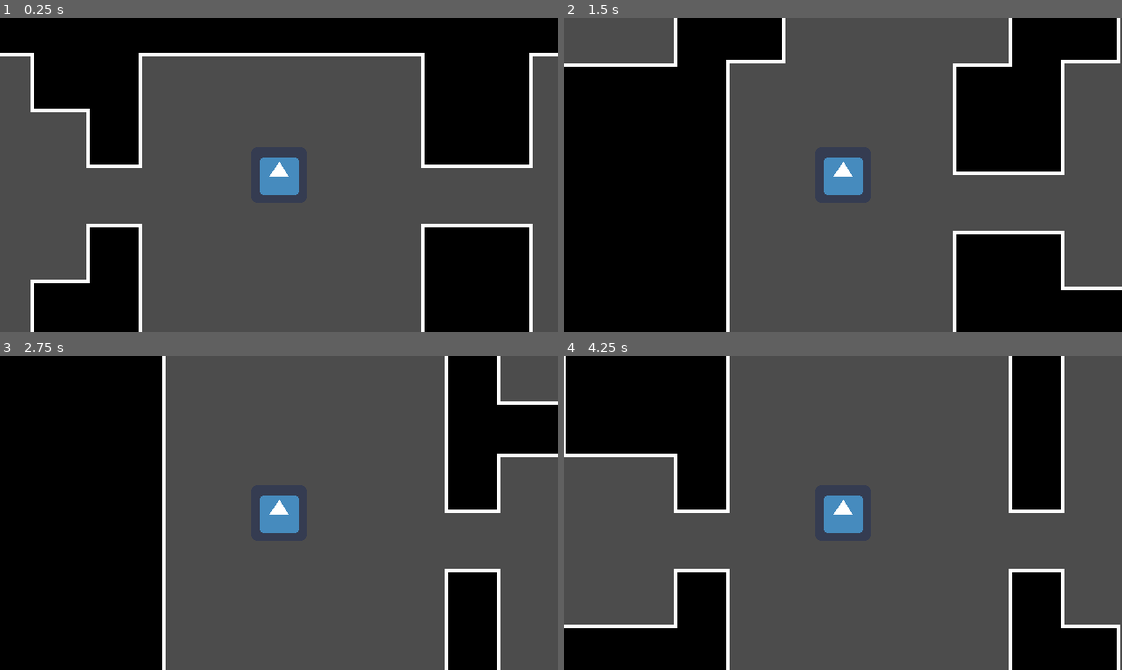
Above: before the commit, frames 1-4 (two rows, left to right).
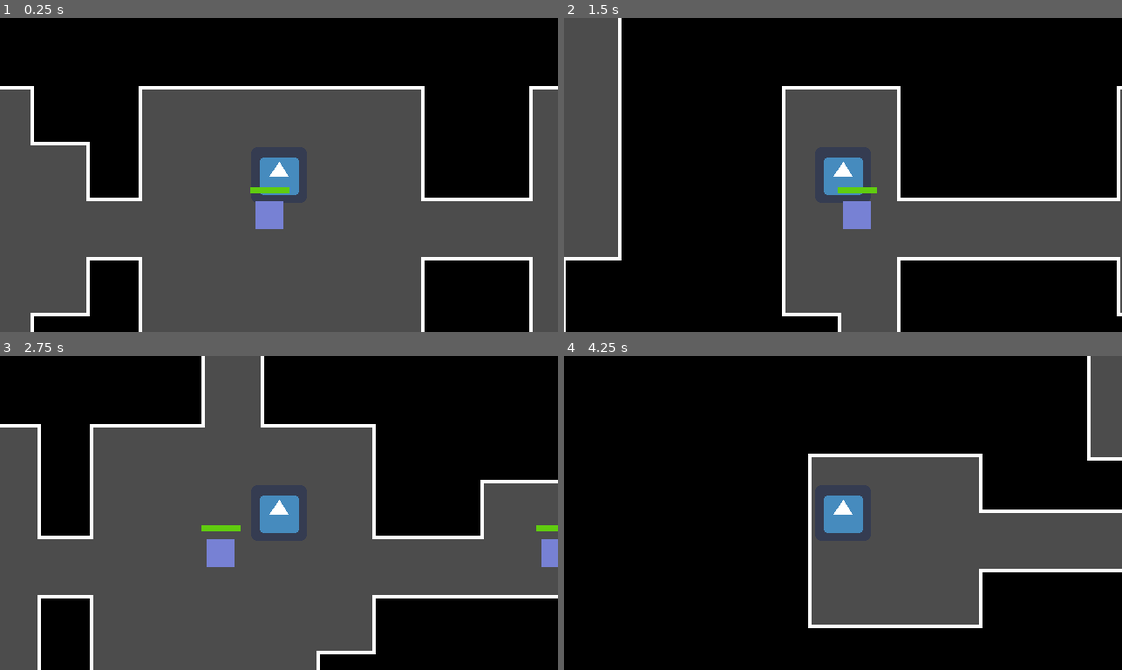
Above: after the commit, the same moments.

Repository: Egor0000/FDJ-GAME-1
Game: Godot game, scene res://World.tscn
Two runs of this game, one before a commit and one after it. Both use one fixed random seed, a clock stepped at 60 frames per second and the inputs below. The engine's default icon, where the game draws it, is replaced by a stand-in: a white triangle on a blue panel in a dark square.
Inputs (mouse positions are in pixels of both pictures, inside the frame that each line leads up to):
- Up to frame 1 (0.25 s): no input
- Up to frame 2 (1.5 s): tap Enter (ui_accept) at 0.5, 0.77, 0.8, 1.07, 1.35 s; move the mouse to (965, 159) at 0.52 s; hold D (ui_right, bound only after the commit) 0.53-1.28 s; hold Space (ui_space, bound only after the commit) 0.53-1.28 s; move the mouse to (731, 190) at 1.27 s; hold S (ui_down, bound only after the commit) from 1.28 s (still down)
- Up to frame 3 (2.75 s): tap Enter (ui_accept) at 1.52, 1.82, 2.3 s; tap Space (ui_space, bound only after the commit) at 1.55 s; move the mouse to (334, 443) at 2.02 s; release S (ui_down, bound only after the commit) at 2.03 s; hold D (ui_right, bound only after the commit) from 2.03 s (still down); hold Space (ui_space, bound only after the commit) from 2.03 s (still down)
- Up to frame 4 (4.25 s): move the mouse to (815, 575) at 2.77 s; release D (ui_right, bound only after the commit) at 2.78 s; release Space (ui_space, bound only after the commit) at 2.78 s; hold W (ui_up, bound only after the commit) 2.78-3.53 s; tap E at 2.85 s; tap Enter (ui_accept) at 3.02, 3.32, 3.77, 3.8, 4.07 s; tap Space (ui_space, bound only after the commit) at 3.05 s; move the mouse to (1010, 560) at 3.52 s; hold A (ui_left, bound only after the commit) from 3.53 s (still down); hold Space (ui_space, bound only after the commit) from 3.53 s (still down)

The runs differ from the first frame. In frame 1, 17% of the frame differs, in the area x 0-100%, y 11-95%; in frame 2, 43%; in frame 3, 44%; in frame 4, 53%, in the area x 0-100%, y 0-100%.

Commit message:
add main objects generation

Diff:
--- a/ExitDoor.gd
+++ b/ExitDoor.gd
@@ -6,4 +6,5 @@
 
 
 func _on_ExitDoor_body_entered(body):
+
 	emit_signal("leaving_level")
--- a/ExitDoor.tscn
+++ b/ExitDoor.tscn
@@ -6,6 +6,8 @@
 extents = Vector2( 16, 16 )
 
 [node name="ExitDoor" type="Area2D"]
+collision_layer = 8
+collision_mask = 4
 script = ExtResource( 1 )
 
 [node name="ColorRect" type="ColorRect" parent="."]
--- /dev/null
+++ b/HealthBar.gd
@@ -0,0 +1,16 @@
+extends ProgressBar
+
+
+# Declare member variables here. Examples:
+# var a = 2
+# var b = "text"
+
+
+# Called when the node enters the scene tree for the first time.
+func _ready():
+
+
+
+# Called every frame. 'delta' is the elapsed time since the previous frame.
+#func _process(delta):
+#	pass
--- /dev/null
+++ b/Object.gd
@@ -0,0 +1,41 @@
+extends StaticBody2D
+
+const MAX_HEALTH = 3
+
+var entered = false
+var health = MAX_HEALTH
+
+signal destroy_object(obj)
+
+
+
+func _ready() -> void:
+	$ProgressBar.max_value = MAX_HEALTH
+	$ProgressBar.value = MAX_HEALTH
+
+func _on_Object_mouse_entered():
+	print("mouse entered")
+
+func _on_Area2D_body_entered(body):
+	print("body entered", body)
+	entered = true
+	pass # Replace with function body.
+
+
+func _on_Area2D_body_exited(body):
+	entered = false
+	print("body exited")
+
+
+func _input(event):
+	if event is InputEventKey:
+		if event.is_action_pressed("ui_space") && entered:
+#
+			health -=1
+			update_health_bar(health)
+			if (health <=0):
+				emit_signal("destroy_object", self)
+
+
+func update_health_bar(val):
+	$ProgressBar.value = val
--- /dev/null
+++ b/Object.tscn
@@ -0,0 +1,55 @@
+[gd_scene load_steps=6 format=2]
+
+[ext_resource path="res://Object.gd" type="Script" id=1]
+
+[sub_resource type="RectangleShape2D" id=1]
+extents = Vector2( 7.14869, 7.60357 )
+
+[sub_resource type="CircleShape2D" id=2]
+radius = 12.8
+
+[sub_resource type="StyleBoxFlat" id=5]
+bg_color = Color( 0.380392, 0.803922, 0.0627451, 1 )
+
+[sub_resource type="StyleBoxFlat" id=4]
+
+[node name="Object" type="StaticBody2D"]
+collision_layer = 2
+collision_mask = 4
+script = ExtResource( 1 )
+
+[node name="CollisionShape2D" type="CollisionShape2D" parent="."]
+light_mask = 8
+position = Vector2( 7.14869, 7.60357 )
+shape = SubResource( 1 )
+
+[node name="ColorRect" type="ColorRect" parent="."]
+margin_right = 32.0
+margin_bottom = 32.0
+rect_scale = Vector2( 0.5, 0.5 )
+color = Color( 0.470588, 0.509804, 0.835294, 1 )
+
+[node name="Area2D" type="Area2D" parent="."]
+position = Vector2( 7.15, 7.6 )
+scale = Vector2( 1.25, 1.25 )
+collision_layer = 2
+collision_mask = 4
+
+[node name="CollisionShape2D" type="CollisionShape2D" parent="Area2D"]
+shape = SubResource( 2 )
+
+[node name="ProgressBar" type="ProgressBar" parent="."]
+margin_left = -3.0
+margin_top = -8.0
+margin_right = 42.0
+margin_bottom = 6.0
+rect_scale = Vector2( 0.5, 0.25 )
+custom_styles/fg = SubResource( 5 )
+custom_styles/bg = SubResource( 4 )
+max_value = 5.0
+step = 1.0
+percent_visible = false
+
+[connection signal="mouse_entered" from="." to="." method="_on_Object_mouse_entered"]
+[connection signal="body_entered" from="Area2D" to="." method="_on_Area2D_body_entered"]
+[connection signal="body_exited" from="Area2D" to="." method="_on_Area2D_body_exited"]
--- a/Player.tscn
+++ b/Player.tscn
@@ -7,6 +7,8 @@
 radius = 15.0
 
 [node name="KinematicBody" type="KinematicBody2D"]
+collision_layer = 4
+collision_mask = 11
 script = ExtResource( 2 )
 
 [node name="Sprite" type="Sprite" parent="."]
--- a/Walker.gd
+++ b/Walker.gd
@@ -38,7 +38,9 @@
 		return false
 
 func change_direction():
-	place_room(position)
+	var created_room = place_room(position)
+	created_room.objs.append(position)
+
 	steps_since_turn = 0
 	var directions = DIRECTIONS.duplicate()
 	directions.erase(direction)
@@ -48,22 +50,26 @@
 		direction = directions.pop_front()
 
 func create_room(position, size):
-	return {position = position, size = size}
+	return {position = position, size = size, objs=[]}
 
 func place_room(position):
 	var size = Vector2(randi() % 4 + 2, randi() % 4 + 2)
 	var top_left_corner = (position - size/2).ceil()
-	rooms.append(create_room(position, size))
+	var room = create_room(position, size)
+	rooms.append(room)
+
 	for y in size.y:
 		for x in size.x:
 			var new_step = top_left_corner + Vector2(x, y)
 			if borders.has_point(new_step):
 				step_history.append(new_step)
+	return room;
 
 func get_end_room():
 	var end_room = rooms.pop_front()
 	var starting_position = step_history.front()
 	for room in rooms:
 		if starting_position.distance_to(room.position) > starting_position.distance_to(end_room.position):
+
 			end_room = room
 	return end_room
--- a/World.gd
+++ b/World.gd
@@ -2,6 +2,7 @@
 
 const Player = preload("res://Player.tscn")
 const Exit = preload("res://ExitDoor.tscn")
+const Obj = preload("res://Object.tscn")
 
 var borders = Rect2(1, 1, 38, 21)
 
@@ -20,10 +21,22 @@
 	add_child(player)
 	player.position = map.front()*32
 
+	print("Player pos", player.position)
+
 	var exit = Exit.instance()
 	add_child(exit)
 	exit.position = walker.get_end_room().position*32
 	exit.connect("leaving_level", self, "reload_level")
+
+	# add objects
+	for room in walker.rooms:
+		if room.objs.size() > 0 and room.position*32 != exit.position:
+			var room_obj = Obj.instance()
+			add_child(room_obj)
+			room_obj.position =room.position*32
+			var obj
+			room_obj.connect("destroy_object", self, "destroy_room_obj")
+
 
 	walker.queue_free()
 	for location in map:
@@ -33,6 +46,13 @@
 func reload_level():
 	get_tree().reload_current_scene()
 
+func destroy_room_obj(obj):
+	obj.queue_free()
+	print("Destroy obj ", obj)
+	pass
+
 func _input(event):
+
 	if event.is_action_pressed("ui_accept"):
+		print("HELLO")
 		reload_level()
--- a/project.godot
+++ b/project.godot
@@ -37,6 +37,50 @@
 
 common/drop_mouse_on_gui_input_disabled=true
 
+[input]
+
+ui_accept={
+"deadzone": 0.5,
+"events": [ Object(InputEventKey,"resource_local_to_scene":false,"resource_name":"","device":0,"alt":false,"shift":false,"control":false,"meta":false,"command":false,"pressed":false,"scancode":16777221,"physical_scancode":0,"unicode":0,"echo":false,"script":null)
+, Object(InputEventKey,"resource_local_to_scene":false,"resource_name":"","device":0,"alt":false,"shift":false,"control":false,"meta":false,"command":false,"pressed":false,"scancode":16777222,"physical_scancode":0,"unicode":0,"echo":false,"script":null)
+, Object(InputEventJoypadButton,"resource_local_to_scene":false,"resource_name":"","device":0,"button_index":0,"pressure":0.0,"pressed":false,"script":null)
+ ]
+}
+ui_select={
+"deadzone": 0.5,
+"events": [ Object(InputEventJoypadButton,"resource_local_to_scene":false,"resource_name":"","device":0,"button_index":3,"pressure":0.0,"pressed":false,"script":null)
+ ]
+}
+ui_left={
+"deadzone": 0.5,
+"events": [ Object(InputEventKey,"resource_local_to_scene":false,"resource_name":"","device":0,"alt":false,"shift":false,"control":false,"meta":false,"command":false,"pressed":false,"scancode":65,"physical_scancode":0,"unicode":0,"echo":false,"script":null)
+, Object(InputEventJoypadButton,"resource_local_to_scene":false,"resource_name":"","device":0,"button_index":14,"pressure":0.0,"pressed":false,"script":null)
+ ]
+}
+ui_right={
+"deadzone": 0.5,
+"events": [ Object(InputEventKey,"resource_local_to_scene":false,"resource_name":"","device":0,"alt":false,"shift":false,"control":false,"meta":false,"command":false,"pressed":false,"scancode":68,"physical_scancode":0,"unicode":0,"echo":false,"script":null)
+, Object(InputEventJoypadButton,"resource_local_to_scene":false,"resource_name":"","device":0,"button_index":15,"pressure":0.0,"pressed":false,"script":null)
+ ]
+}
+ui_up={
+"deadzone": 0.5,
+"events": [ Object(InputEventKey,"resource_local_to_scene":false,"resource_name":"","device":0,"alt":false,"shift":false,"control":false,"meta":false,"command":false,"pressed":false,"scancode":87,"physical_scancode":0,"unicode":0,"echo":false,"script":null)
+, Object(InputEventJoypadButton,"resource_local_to_scene":false,"resource_name":"","device":0,"button_index":12,"pressure":0.0,"pressed":false,"script":null)
+ ]
+}
+ui_down={
+"deadzone": 0.5,
+"events": [ Object(InputEventKey,"resource_local_to_scene":false,"resource_name":"","device":0,"alt":false,"shift":false,"control":false,"meta":false,"command":false,"pressed":false,"scancode":83,"physical_scancode":0,"unicode":0,"echo":false,"script":null)
+, Object(InputEventJoypadButton,"resource_local_to_scene":false,"resource_name":"","device":0,"button_index":13,"pressure":0.0,"pressed":false,"script":null)
+ ]
+}
+ui_space={
+"deadzone": 0.5,
+"events": [ Object(InputEventKey,"resource_local_to_scene":false,"resource_name":"","device":0,"alt":false,"shift":false,"control":false,"meta":false,"command":false,"pressed":false,"scancode":32,"physical_scancode":0,"unicode":0,"echo":false,"script":null)
+ ]
+}
+
 [physics]
 
 common/enable_pause_aware_picking=true
